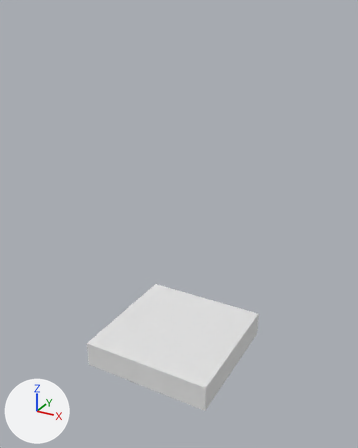
The FBX model Project_HD2D_Unity/Assets/Art/OpenVAT/Platform/8/Plateform8.fbx: old version first, new version second.
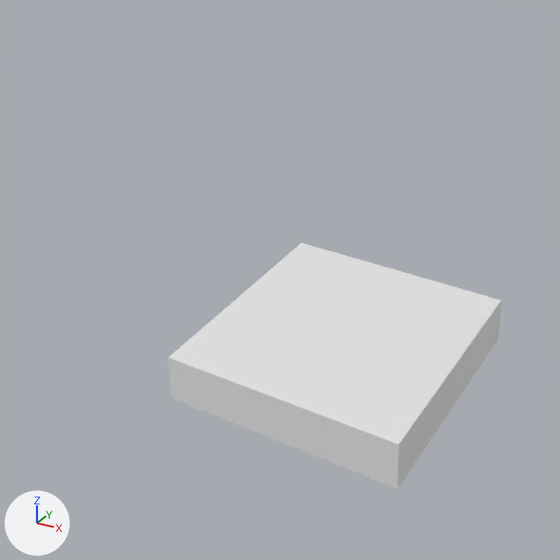
Each version appears first whole from a camera (50 mm lens) standing at (4.79, -8.59, 7.11) and looking at (-0.18, 0.45, 2.59), and next in a close-up on the part from 0% to 81% of the width and 35% to 100% of the height. Every picture has the same lights, and +X, +Y and +Z are marked at lower left. The last two pictures show the newer version.

Objects in the first close-up: 'Plateform8_vat'.
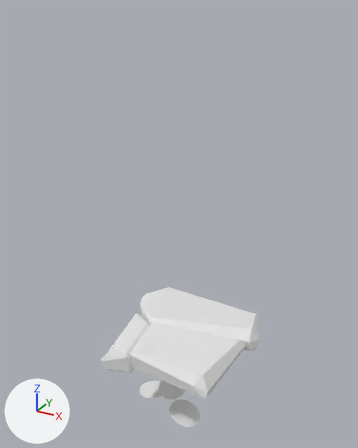
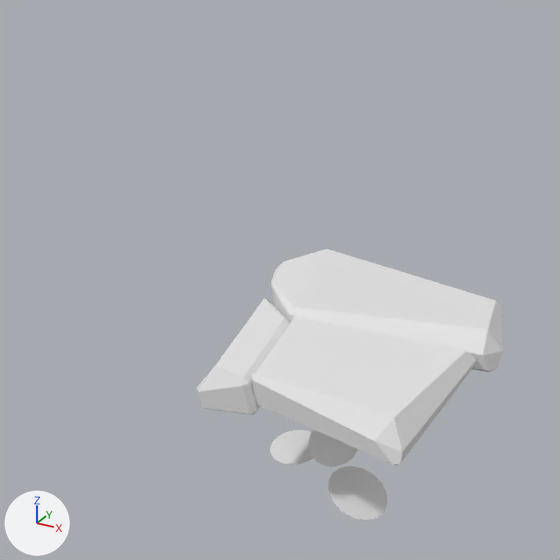
Commit message: update vat

Patch to the scene script:
```diff
--- a/Project_HD2D_Unity/Assets/Art/OpenVAT/Platform/8/Plateform8.fbx.py
+++ b/Project_HD2D_Unity/Assets/Art/OpenVAT/Platform/8/Plateform8.fbx.py
@@ me_plateform8_mesh @@
 # used by ob_plateform8_vat; location = (0.0, 0.0, 0.0)
-me_plateform8_mesh.from_pydata(...)  # 1874 vertices, 1846 faces; spans x -1.5..1.5, y -1.5..1.5, z -0.5..0.1
+me_plateform8_mesh.from_pydata(...)  # 3329 vertices, 3129 faces; spans x -1.94..1.87, y -1.33..2.17, z -2.44..6.85
+# me_plateform8_mesh part 1: the loose piece of 377 vertices spanning x 0.57..1.29, y -0.36..0.36, z -0.23..-0.17 is multiplied about its middle by the matrix ((1.108, 0.0, 0.307), (-0.02, 1.148, 0.072), (-0.307, -0.075, 1.106)), then moved by (-0.64, -0.12, -2.1)
+# me_plateform8_mesh part 2: the loose piece of 1489 vertices spanning x -1.35..-0.63, y -0.14..0.58, z -0.24..-0.17 is moved by (0.18, -0.08, -2.02)
+# me_plateform8_mesh part 3: the loose piece of 377 vertices spanning x 0.57..1.29, y -0.36..0.36, z -0.23..-0.17 is copied, and the copy is multiplied about its middle by the matrix ((-0.3, 0.954, 0.019), (-0.883, -0.271, -0.383), (-0.36, -0.132, 0.924)), then moved by (-1.16, 0.19, -1.7); it spans x -0.59..0.13, y -0.13..0.51, z -2.07..-1.75
+# me_plateform8_mesh part 4: the loose piece of 8 vertices spanning x -1.5..1.5, y -1.5..1.5, z -0.5..0.1 is rebuilt with 24 vertices and now spans x -0.74..1.54, y -1.21..0.67, z -0.55..0.13
+# me_plateform8_mesh part 5: 308 vertices added at x -1.94..1.87, y -1.33..2.17, z -0.7..6.85
+# other edits to the shape of me_plateform8_mesh do not show in these pictures
```

Changed parts and their boxes (x1, y1, x2, y2) in the close-ups (560 x 560 px; the box of a moved part takes in the faces that stretch with it):
'Plateform8_vat', reshaped
    before: (168, 243, 501, 489)
    after: (197, 249, 503, 520)
part 1 of me_plateform8_mesh, moved or reshaped (not visible before)
    after: (328, 466, 388, 520)
part 2 of me_plateform8_mesh, moved or reshaped (not visible before)
    after: (270, 430, 313, 464)
part 3 of me_plateform8_mesh, added
    after: (309, 429, 358, 467)
part 4 of me_plateform8_mesh, rebuilt (32% narrower, 39% shorter)
    before: (168, 243, 501, 489)
    after: (251, 316, 476, 465)
part 5 of me_plateform8_mesh, added
    after: (197, 249, 503, 415)
